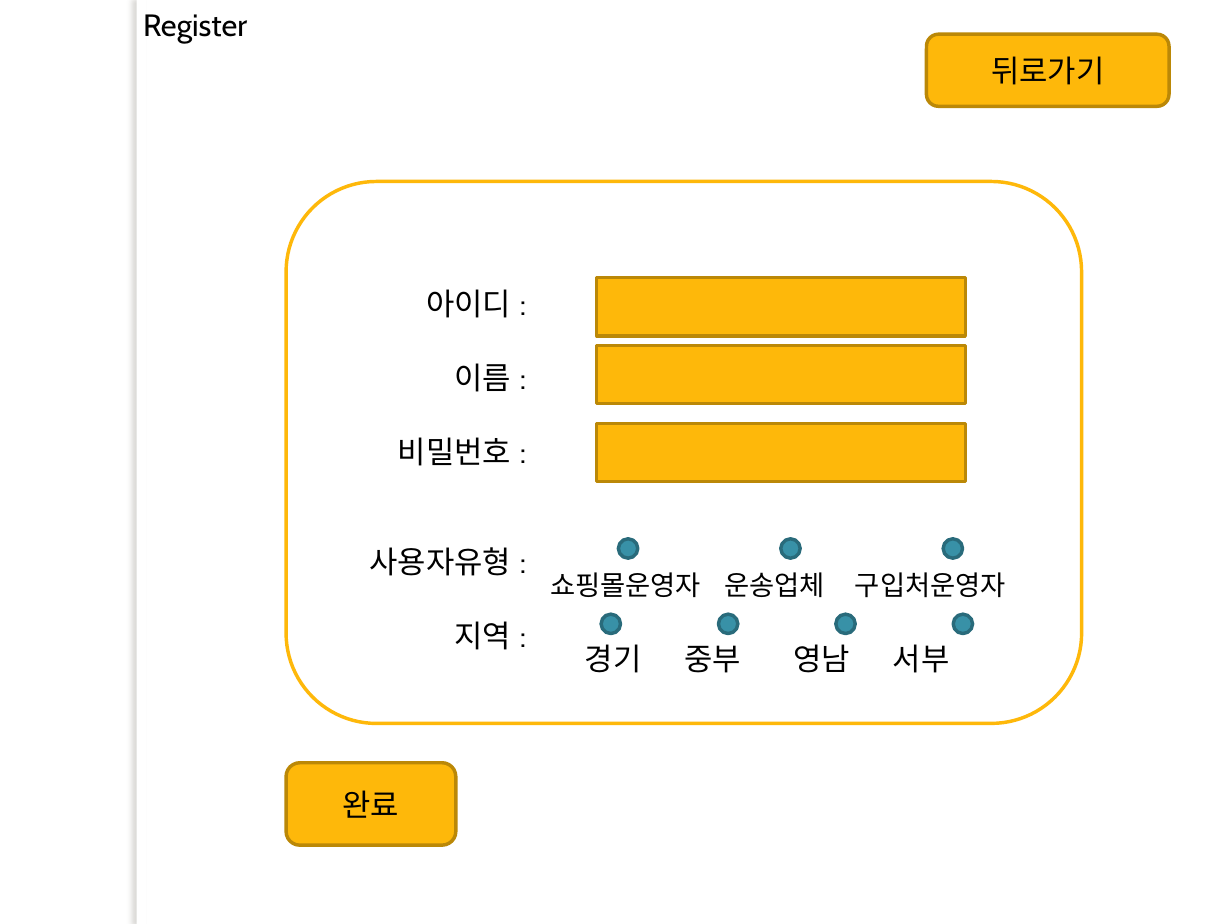
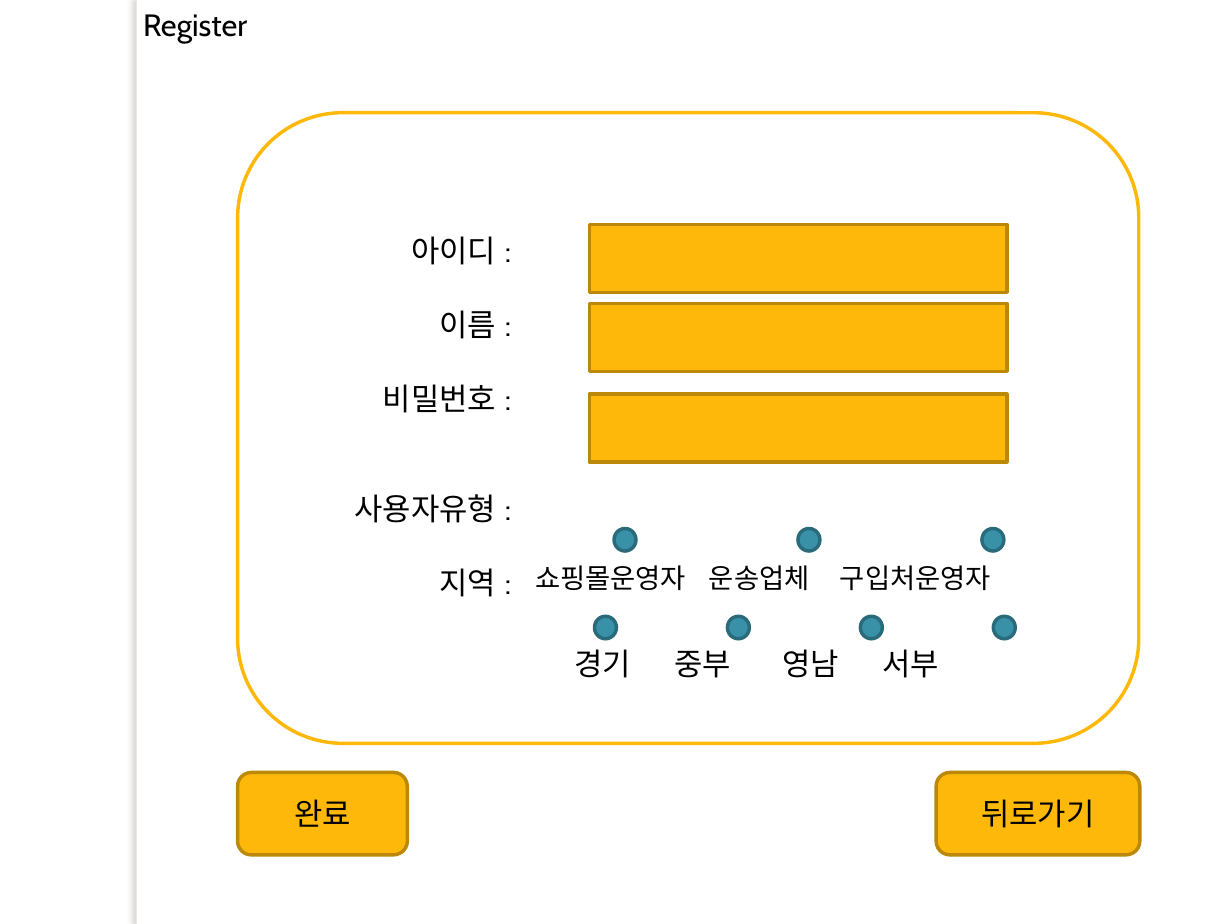
Before and after one commit to lx9203/fulfillmentBlue, a slide deck: slide 5 of 프레젠테이션1.pptx. Drawn at 1232x924 pixels with LibreOffice and Linux fonts; fonts in the diff are those of the drawing; background and template pictures are left out. Boxes give left, top, right and bottom in pixels: in the first picture for what was removed or moved away, otherwise in the second. Text is boxed around its words. In the diff, an @@ line names an element or a change of style, - is before the commit and + after.

```diff
--- a/프레젠테이션1.pptx
+++ b/프레젠테이션1.pptx
@@ rounded rectangle resized from (x1=286, y1=181, x2=1082, y2=723) to (x1=238, y1=113, x2=1138, y2=744) @@
@@ text "아이디 :" moved from (x1=370, y1=289, x2=512, y2=650) to (x1=355, y1=236, x2=497, y2=597) @@
@@ rectangle resized from (x1=596, y1=277, x2=965, y2=335) to (x1=589, y1=224, x2=1007, y2=292) @@
@@ rectangle resized from (x1=596, y1=346, x2=965, y2=404) to (x1=589, y1=303, x2=1007, y2=371) @@
@@ rectangle resized from (x1=596, y1=424, x2=965, y2=482) to (x1=589, y1=394, x2=1007, y2=462) @@
@@ ellipse moved from (x1=618, y1=538, x2=638, y2=558) to (x1=614, y1=529, x2=636, y2=551) @@
@@ ellipse moved from (x1=781, y1=538, x2=801, y2=558) to (x1=798, y1=529, x2=821, y2=551) @@
@@ ellipse moved from (x1=944, y1=538, x2=963, y2=558) to (x1=982, y1=529, x2=1004, y2=551) @@
@@ text "쇼핑몰운영자 운송업체 구입처운영자" moved from (x1=550, y1=572, x2=1006, y2=598) to (x1=535, y1=565, x2=991, y2=591) @@
@@ ellipse moved from (x1=601, y1=615, x2=621, y2=634) to (x1=595, y1=616, x2=617, y2=638) @@
@@ ellipse moved from (x1=718, y1=615, x2=738, y2=634) to (x1=727, y1=616, x2=749, y2=638) @@
@@ ellipse moved from (x1=835, y1=615, x2=855, y2=634) to (x1=860, y1=616, x2=882, y2=638) @@
@@ ellipse moved from (x1=954, y1=615, x2=973, y2=634) to (x1=993, y1=616, x2=1015, y2=638) @@
@@ text "경기 중부 영남 서부" moved from (x1=585, y1=644, x2=950, y2=673) to (x1=575, y1=649, x2=939, y2=678) @@
@@ rounded rectangle "완료" moved from (x1=286, y1=763, x2=456, y2=845) to (x1=238, y1=772, x2=408, y2=855) @@
@@ rounded rectangle "뒤로가기" resized from (x1=926, y1=34, x2=1169, y2=107) to (x1=936, y1=772, x2=1140, y2=855) @@
```
Also in this commit, not shown: 9 other slides changed, 1 slide added, 2 slides removed.
